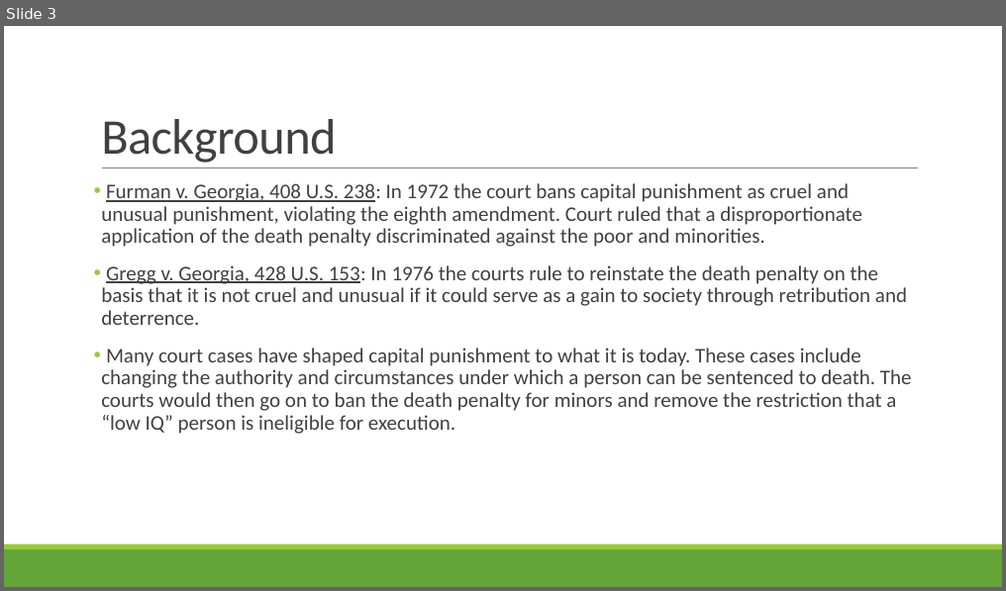
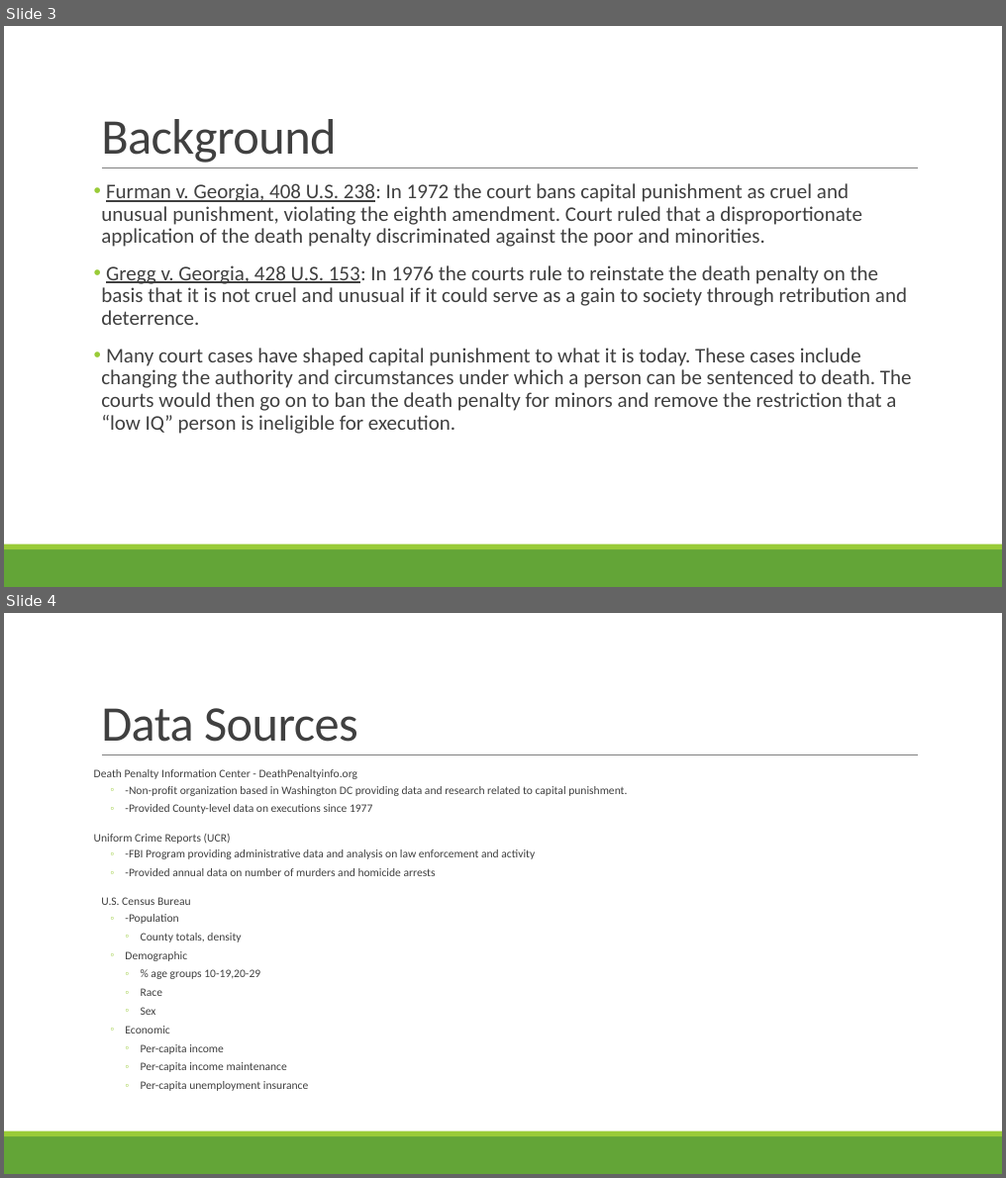
Before and after one commit to isaac-n-friends/499_final, a slide deck: PRESENTATION.pptx. Shown one above the other, each under a label of ours: slide 3 before the commit, slides 3 and 4 after it. The pictures are 1006x591 and 1006x1178 pixels, drawn with LibreOffice and Linux fonts; fonts in the diff are those of the drawing. Boxes give left, top, right and bottom in pixels: in the first picture for what was removed or moved away, otherwise in the second. Text is boxed around its words. In the diff, an @@ line names an element or a change of style, - is before the commit and + after.

Commit message:
adding datga source slide

```diff
--- a/PRESENTATION.pptx
+++ b/PRESENTATION.pptx
@@ slide 4 added at (4, 613, 1002, 1174), background #FFFFFF; not listed: 3 template elements that a slide beside it also shows @@
@@ title added at (101, 708, 358, 742), 48 pt, text #404040 @@
+Data Sources
@@ text added at (94, 769, 627, 1091), 11 pt, text #404040 @@
+Death Penalty Information Center - DeathPenaltyinfo.org
+  ◦ -Non-profit organization based in Washington DC providing data and research related to capital punishment.
+  ◦ -Provided County-level data on executions since 1977
+Uniform Crime Reports (UCR)
+  ◦ -FBI Program providing administrative data and analysis on law enforcement and activity
+  ◦ -Provided annual data on number of murders and homicide arrests
+  U.S. Census Bureau
+  ◦ -Population
+    ◦ County totals, density
+  ◦ Demographic
+    ◦ % age groups 10-19,20-29
+    ◦ Race
+    ◦ Sex
+  ◦ Economic
+    ◦ Per-capita income
+    ◦ Per-capita income maintenance
+    ◦ Per-capita unemployment insurance
```
